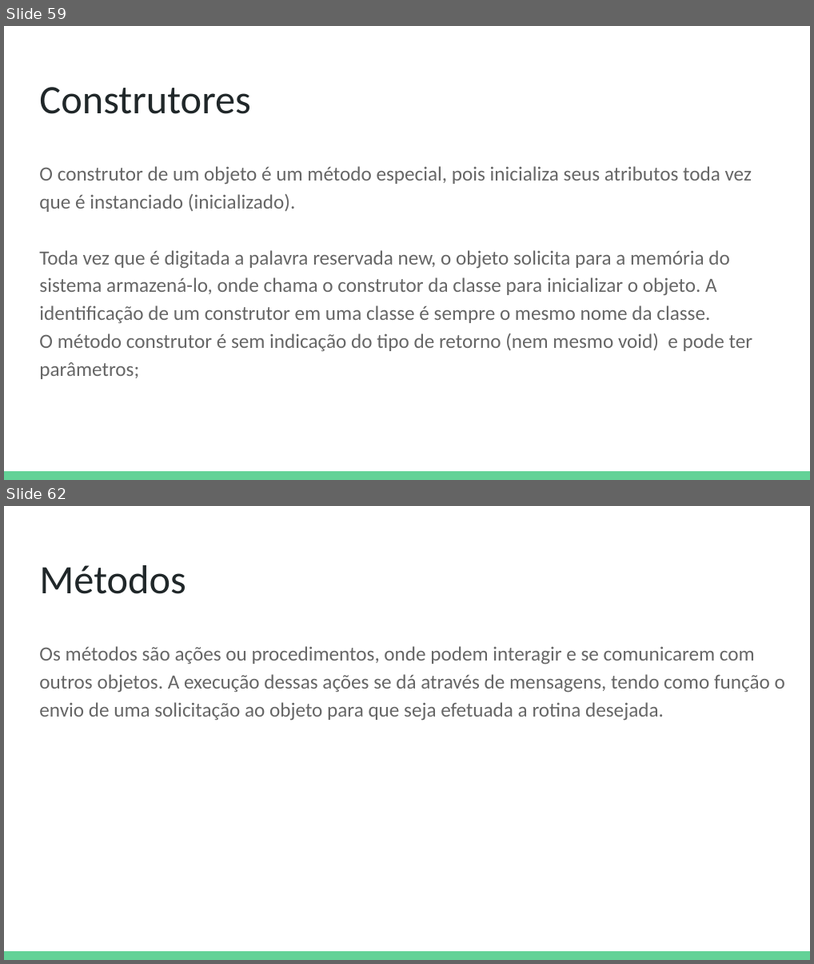
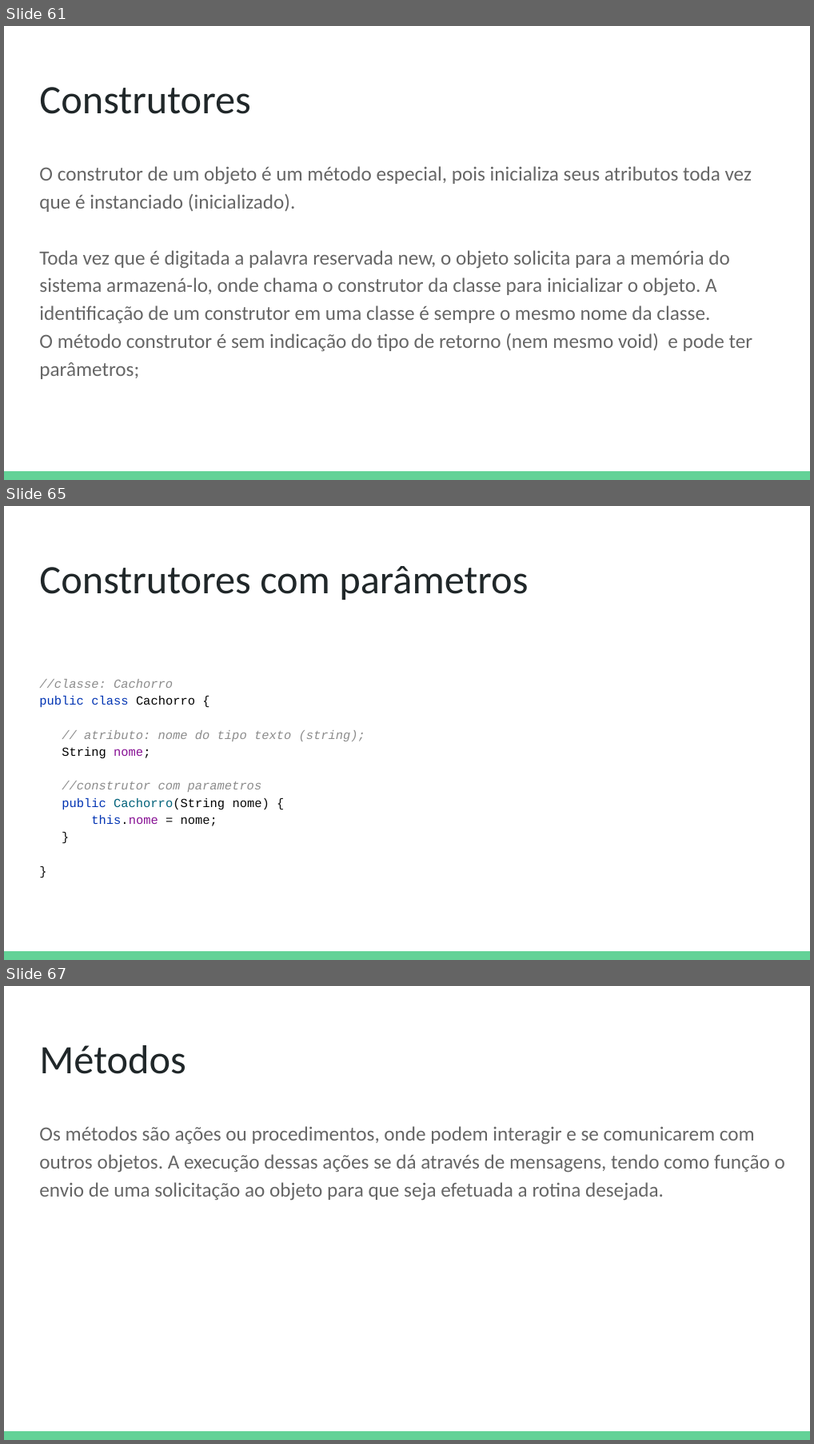
Before and after one commit to DeboraMendes/bootcamp, a slide deck: Java e Programação Orientada a Objetos.pptx. Shown one above the other, each under a label of ours: slides 59 and 62 before the commit, slides 61, 65 and 67 after it; the slides between them are not shown. The pictures are 814x964 and 814x1444 pixels, drawn with LibreOffice and Linux fonts; fonts in the diff are those of the drawing. Boxes give left, top, right and bottom in pixels: in the first picture for what was removed or moved away, otherwise in the second. Text is boxed around its words. In the diff, an @@ line names an element or a change of style, - is before the commit and + after.

```diff
--- a/Java e Programação Orientada a Objetos.pptx
+++ b/Java e Programação Orientada a Objetos.pptx
@@ slide 65 added at <box>4,506,810,960</box>, background #FFFFFF; not listed: 1 template element that a slide beside it also shows @@
@@ title added at <box>39,566,528,600</box>, 36 pt, text #202729 @@
+Construtores com parâmetros
@@ text added at <box>39,679,366,826</box>, 11 pt, text #8C8C8C, italic @@
+//classe: Cachorro
+public class Cachorro {
+// atributo: nome do tipo texto (string);
+String nome;
+//construtor com parametros
+public Cachorro(String nome) {
+this.nome = nome;
+}
+}
@@ what was slide 59 is now slide 61 @@
@@ what was slide 62 is now slide 67 @@
```
Also in this commit, not shown: 2 slides changed, 8 other slides added.
